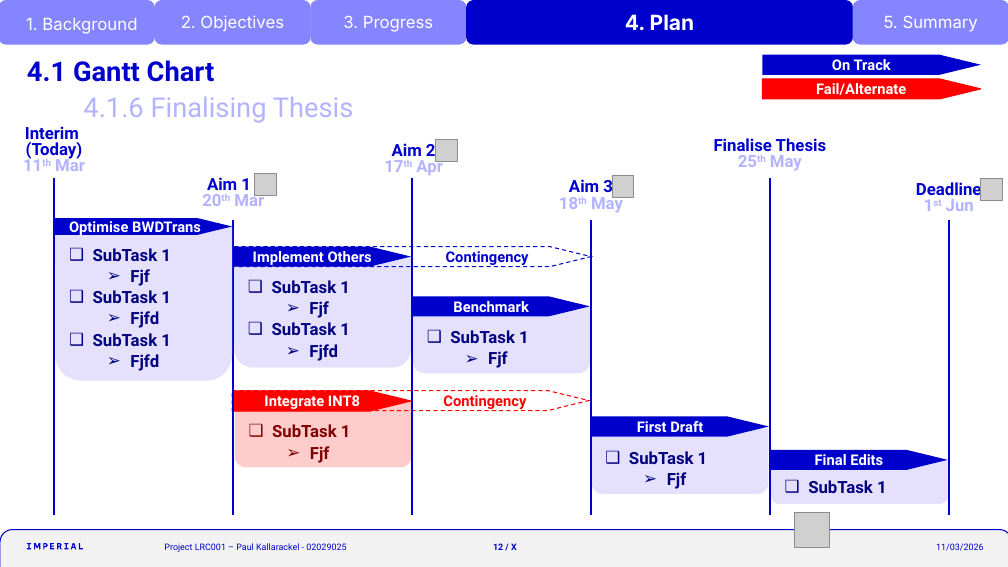
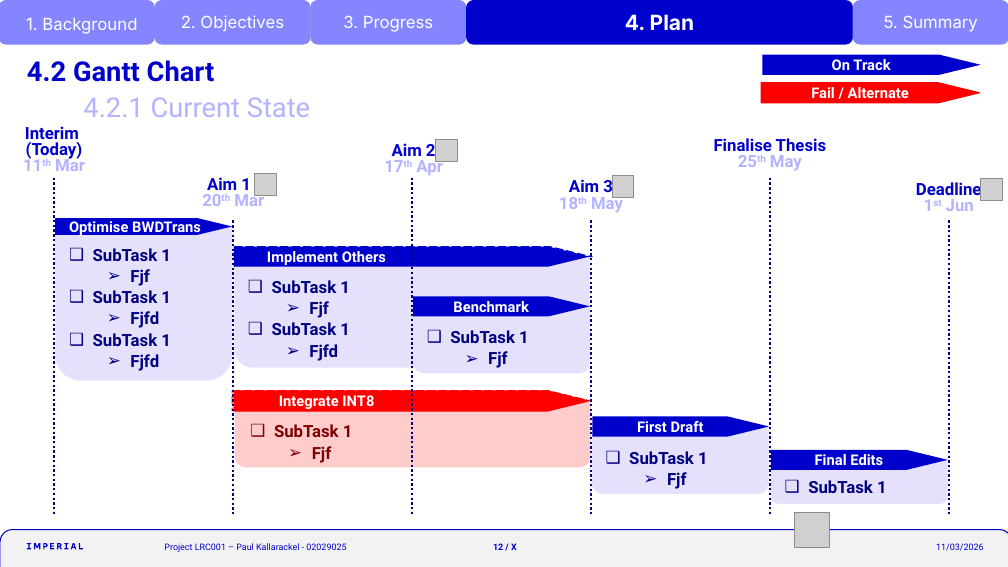
Before and after one commit to krackalackel02/FYP-Interim, a slide deck: slide 12 of Interim.pptm. Drawn at 1008x567 pixels with LibreOffice and Linux fonts; fonts in the diff are those of the drawing; grey boxes stand for pictures. Boxes give left, top, right and bottom in pixels: in the first picture for what was removed or moved away, otherwise in the second. Text is boxed around its words. In the diff, an @@ line names an element or a change of style, - is before the commit and + after.

```diff
--- a/Interim.pptm
+++ b/Interim.pptm
@@ title at bbox=[27, 60, 215, 82]: text changed @@
-4.1 Gantt Chart
+4.2 Gantt Chart
@@ pentagon arrow "Fail / Alternate": place and size @@
-pentagon arrow "Fail / Alternate" at bbox=[763, 79, 982, 99]
+pentagon arrow "Fail / Alternate" at bbox=[761, 82, 980, 103]
@@ text in pentagon arrow at bbox=[811, 87, 909, 98]: spaces changed @@
-Fail/Alternate
+Fail / Alternate
@@ text at bbox=[83, 97, 310, 117]: text changed @@
-4.1.6 Finalising Thesis
+4.2.1 Current State
@@ line (54, 178) - (54, 516): stroke #0000CD 2.25 pt to #000080 2.25 pt dashed @@
@@ line (412, 178) - (412, 516): stroke #0000CD 2.25 pt to #000080 2.25 pt dashed @@
@@ line (770, 178) - (770, 516): stroke #0000CD 2.25 pt to #000080 2.25 pt dashed @@
@@ line (233, 221) - (233, 516): stroke #0000CD 2.25 pt to #000080 2.25 pt dashed @@
@@ line (591, 221) - (591, 516): stroke #0000CD 2.25 pt to #000080 2.25 pt dashed @@
@@ line (949, 221) - (949, 516): stroke #0000CD 2.25 pt to #000080 2.25 pt dashed @@
@@ pentagon arrow "Implement Others" at bbox=[234, 247, 590, 267]: alignment centre to left @@
@@ pentagon arrow "Implement Others": place and size @@
-pentagon arrow "Implement Others" at bbox=[234, 247, 411, 267]
+pentagon arrow "Implement Others" at bbox=[234, 247, 590, 267]
@@ round same rect: place and size @@
-round same rect at bbox=[234, 257, 411, 368]
+round same rect at bbox=[234, 257, 590, 368]
@@ pentagon arrow "Integrate INT8": place and size @@
-pentagon arrow "Integrate INT8" at bbox=[234, 391, 411, 411]
+pentagon arrow "Integrate INT8" at bbox=[234, 391, 589, 411]
@@ pentagon arrow "Integrate INT8" at bbox=[234, 391, 589, 411]: alignment centre to left @@
@@ round same rect: place and size @@
-round same rect at bbox=[235, 402, 412, 467]
+round same rect at bbox=[235, 402, 591, 467]
@@ rectangle "SubTask 1": place and size @@
-rectangle "SubTask 1" at bbox=[237, 411, 405, 463]
+rectangle "SubTask 1" at bbox=[238, 411, 410, 463]
@@ text in pentagon arrow at bbox=[443, 395, 526, 409]: text removed @@
-Contingency
```
Also in this commit, not shown: 6 other slides changed.
